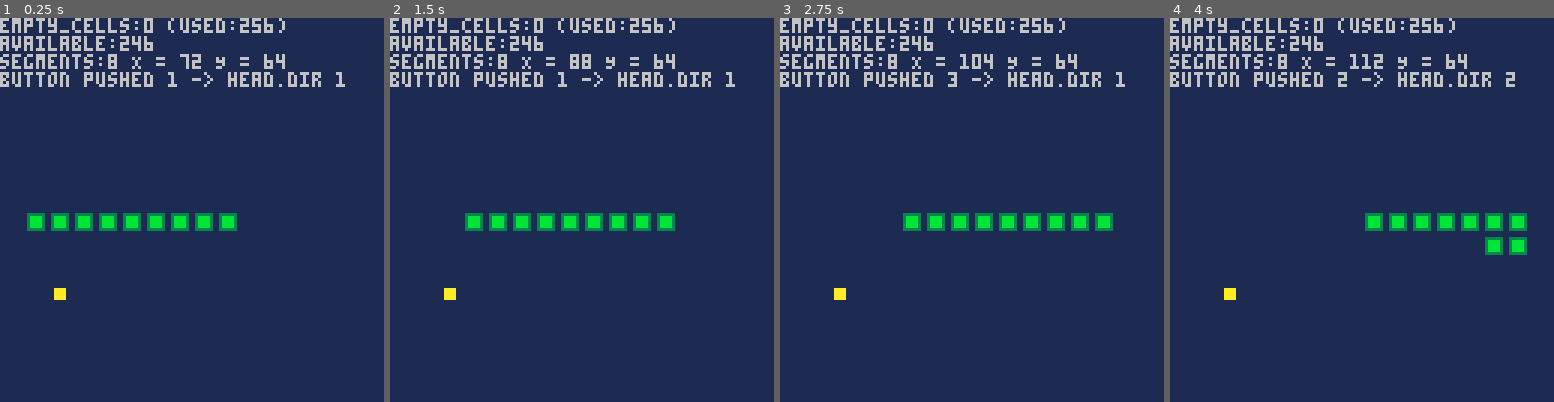
Above: before the commit, frames 1-4 (left to right).
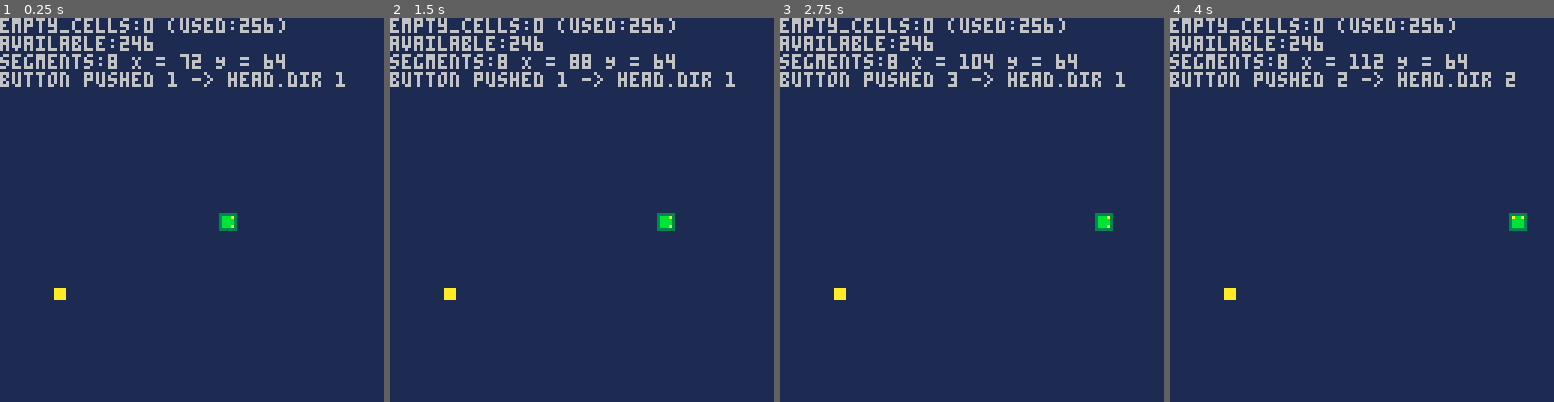
Above: after the commit, the same moments.

Repository: kakardo/Pico-8
Game: PICO-8 cartridge snake.p8
The game is run twice, just before and just after one commit, with the same random seed, the same clock (stepped at 60 frames per second) and the same inputs.
Inputs:
- Up to frame 1 (0.25 s): no input
- Up to frame 2 (1.5 s): tap O (Z key) at 0.33, 0.7, 1.43 s; tap X (X key) at 1.07 s
- Up to frame 3 (2.75 s): hold Left 1.97-2.37 s; tap X (X key) at 2.07, 2.4, 2.73 s; tap O (Z key) at 2.22 s; hold Down from 2.42 s (still down)
- Up to frame 4 (4 s): release Down at 2.82 s; hold Right 2.87-3.53 s; tap X (X key) at 3.07, 3.4, 3.73 s; tap O (Z key) at 3.1, 3.98 s; hold Up from 3.58 s (still down)

The runs differ from the first frame. In frame 1, 1.8% of the frame differs, in the area x 7-61%, y 50-56%; in frame 2, 1.8%; in frame 3, 1.8%; in frame 4, 1.8%.

Commit message:
Snake head is now drawn with yellow eyes in crawling direction

Diff:
--- a/fruit.lua
+++ b/fruit.lua
@@ -36,7 +36,7 @@
 end
 
 function draw_fruit()
-	spr(1,fruit.x,fruit.y)
+	spr(4,fruit.x,fruit.y)
 end
 
 function is_fruit_eaten()
--- a/snake.lua
+++ b/snake.lua
@@ -146,13 +146,21 @@
 
 -- Draw snake with its table as reference.
 function draw_snake()
-	-- Draw head
-	spr(0,head.x,head.y)
+	-- Draw head with direction
+	if head.dir == 0 then
+		spr(0,head.x,head.y)
+	elseif head.dir == 1 then
+		spr(1,head.x,head.y)
+	elseif head.dir == 2 then
+		spr(2,head.x,head.y)
+	elseif head.dir == 3 then
+		spr(3,head.x,head.y)
+	end
 
 	-- Draw body
 	if body.segments > 0 then
 		for i = body.segments, 1, -1 do
-			spr(0,body.x[i],body.y[i])
+			spr(5,body.x[i],body.y[i])
 		end
 	end
 end
--- a/snake.p8
+++ b/snake.p8
@@ -19,12 +19,12 @@
 end
 __gfx__
 00000000000000000000000000000000000000000000000000000000000000000000000000000000000000000000000000000000000000000000000000000000
-03333330000000000000000000000000000000000000000000000000000000000000000000000000000000000000000000000000000000000000000000000000
-03bbbb3000aaaa000000000000000000000000000000000000000000000000000000000000000000000000000000000000000000000000000000000000000000
-03bbbb3000aaaa000000000000000000000000000000000000000000000000000000000000000000000000000000000000000000000000000000000000000000
-03bbbb3000aaaa000000000000000000000000000000000000000000000000000000000000000000000000000000000000000000000000000000000000000000
-03bbbb3000aaaa000000000000000000000000000000000000000000000000000000000000000000000000000000000000000000000000000000000000000000
-03333330000000000000000000000000000000000000000000000000000000000000000000000000000000000000000000000000000000000000000000000000
+03333330033333300333333003333330000000000000000000000000000000000000000000000000000000000000000000000000000000000000000000000000
+03abbb3003bbba3003abba3003bbbb3000aaaa000000000000000000000000000000000000000000000000000000000000000000000000000000000000000000
+03bbbb3003bbbb3003bbbb3003bbbb3000aaaa000000000000000000000000000000000000000000000000000000000000000000000000000000000000000000
+03bbbb3003bbbb3003bbbb3003bbbb3000aaaa000000000000000000000000000000000000000000000000000000000000000000000000000000000000000000
+03abbb3003bbba3003bbbb3003abba3000aaaa000000000000000000000000000000000000000000000000000000000000000000000000000000000000000000
+03333330033333300333333003333330000000000000000000000000000000000000000000000000000000000000000000000000000000000000000000000000
 
 
 
